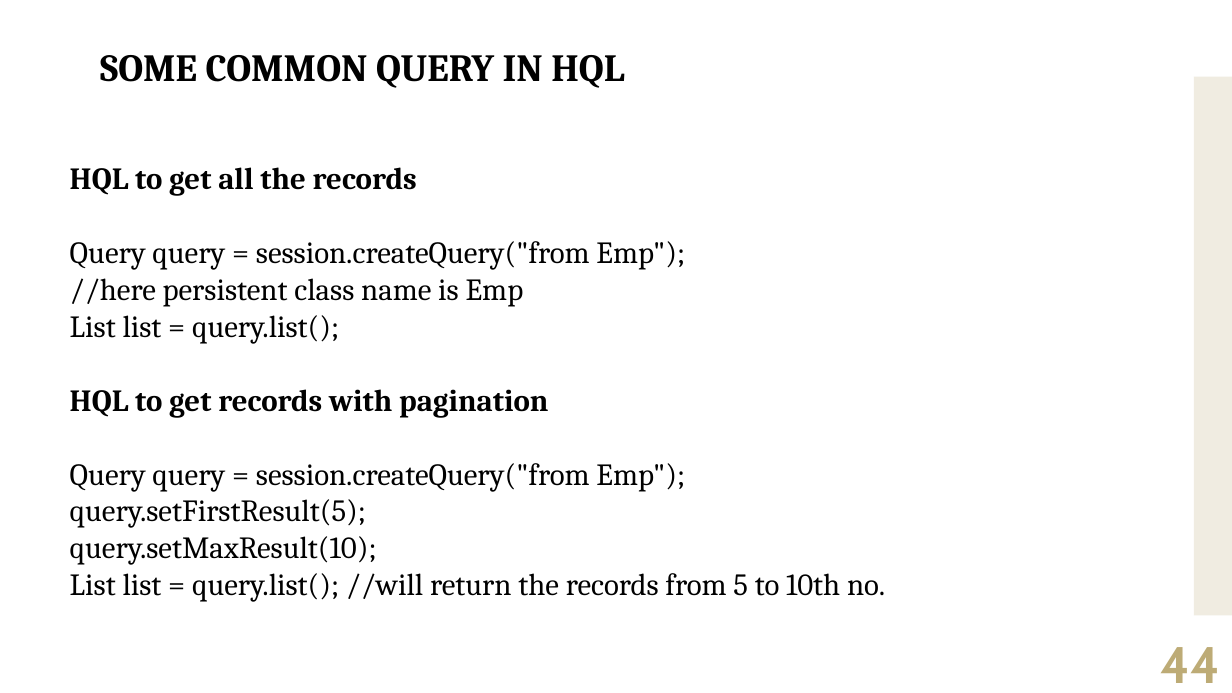
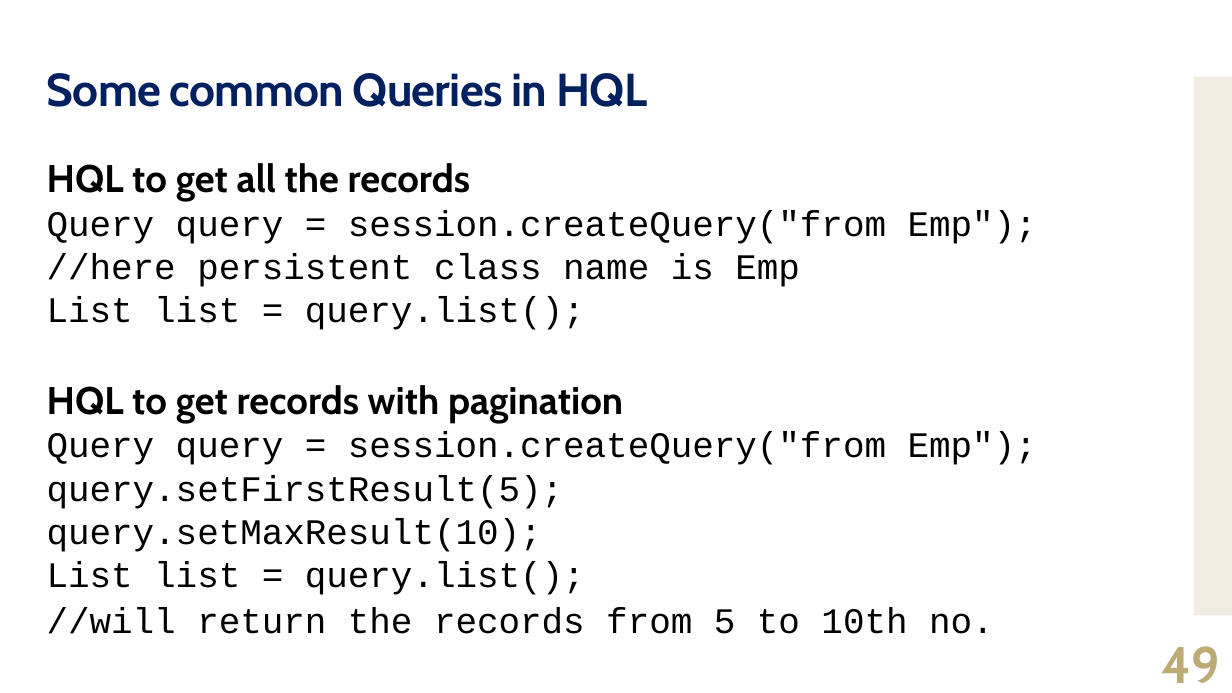
Before and after one commit to jrambasana/AJP2022-material, a slide deck: slide 49 of AJP Slides/AJP (01ce0502) - Unit 6 - Hibernate 01.pptx (slide 44 before the commit). Drawn at 1232x693 pixels with LibreOffice and Linux fonts; fonts in the diff are those of the drawing. Boxes give left, top, right and bottom in pixels: in the first picture for what was removed or moved away, otherwise in the second. Text is boxed around its words. In the diff, an @@ line names an element or a change of style, - is before the commit and + after.

```diff
--- a/AJP Slides/AJP (01ce0502) - Unit 6 - Hibernate 01.pptx
+++ b/AJP Slides/AJP (01ce0502) - Unit 6 - Hibernate 01.pptx
@@ title "Some common Queries in HQL" at [47, 73, 647, 107]: vertical alignment top to middle @@
@@ title at [47, 73, 647, 107]: text changed; size 30 to 36 pt; font Cambria to Cabin; text colour #000000 to #002060 @@
-SOME COMMON QUERY IN HQL
+Some common Queries in HQL
@@ text "HQL to get all the ...": place and size @@
-text "HQL to get all the ..." at [70, 167, 885, 602]
+text "HQL to get all the ..." at [47, 163, 1037, 634]
@@ text at [47, 163, 1037, 552]: size 24 to 30 pt, font Cambria to Cabin in "HQL to get all the records", "HQL to get records with pagination"; size 24 to 28 pt, font Cambria to Courier New in "Query query = session.createQuery("from Emp");", "//here persistent class name is Emp", "List list = query.list();", "Query query = session.createQuery("from Emp");" and 2 more places @@
@@ text at [47, 561, 994, 634]: text changed; size 24 to 28 pt; font Cambria to Courier New @@
-List list = query.list(); //will return the records from 5 to 10th no.
+List list = query.list();
+//will return the records from 5 to 10th no.
@@ page number at [1161, 646, 1220, 683]: text changed @@
-44
+49
```
Also in this commit, not shown: 63 other slides changed, 5 slides added.
